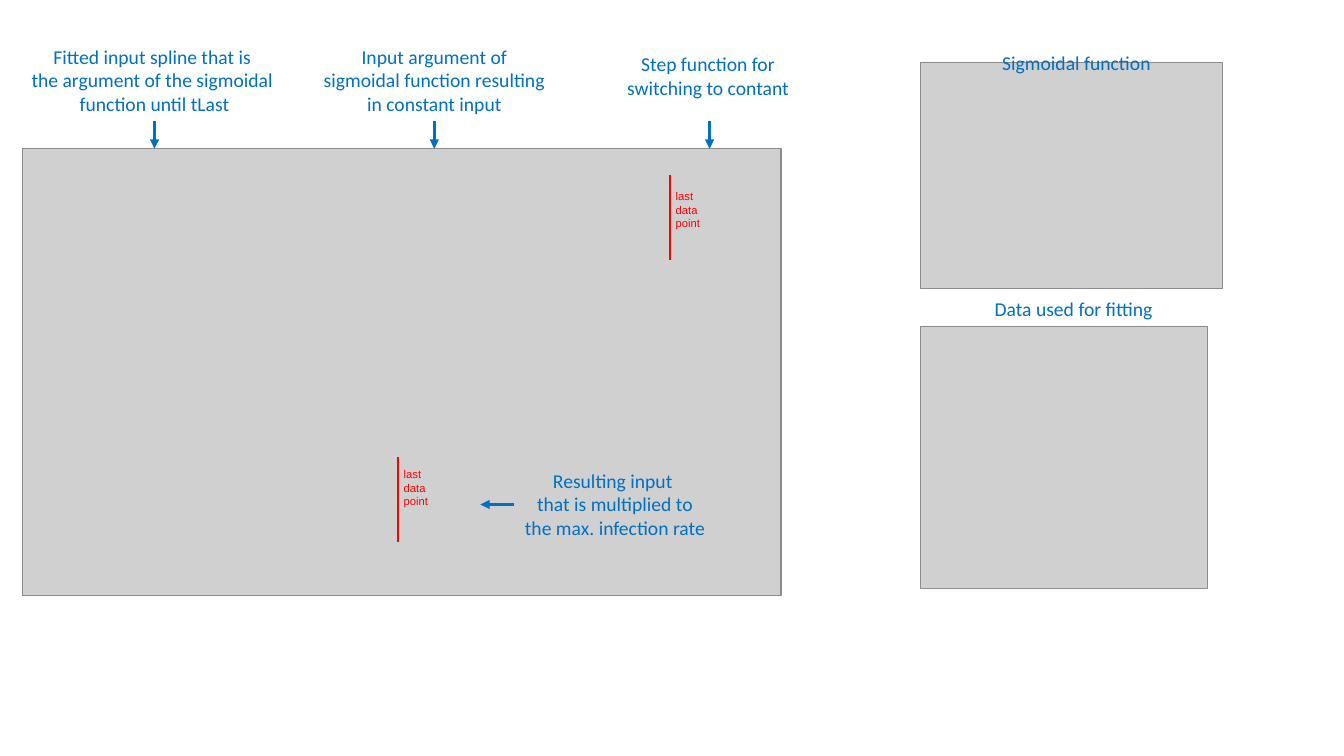
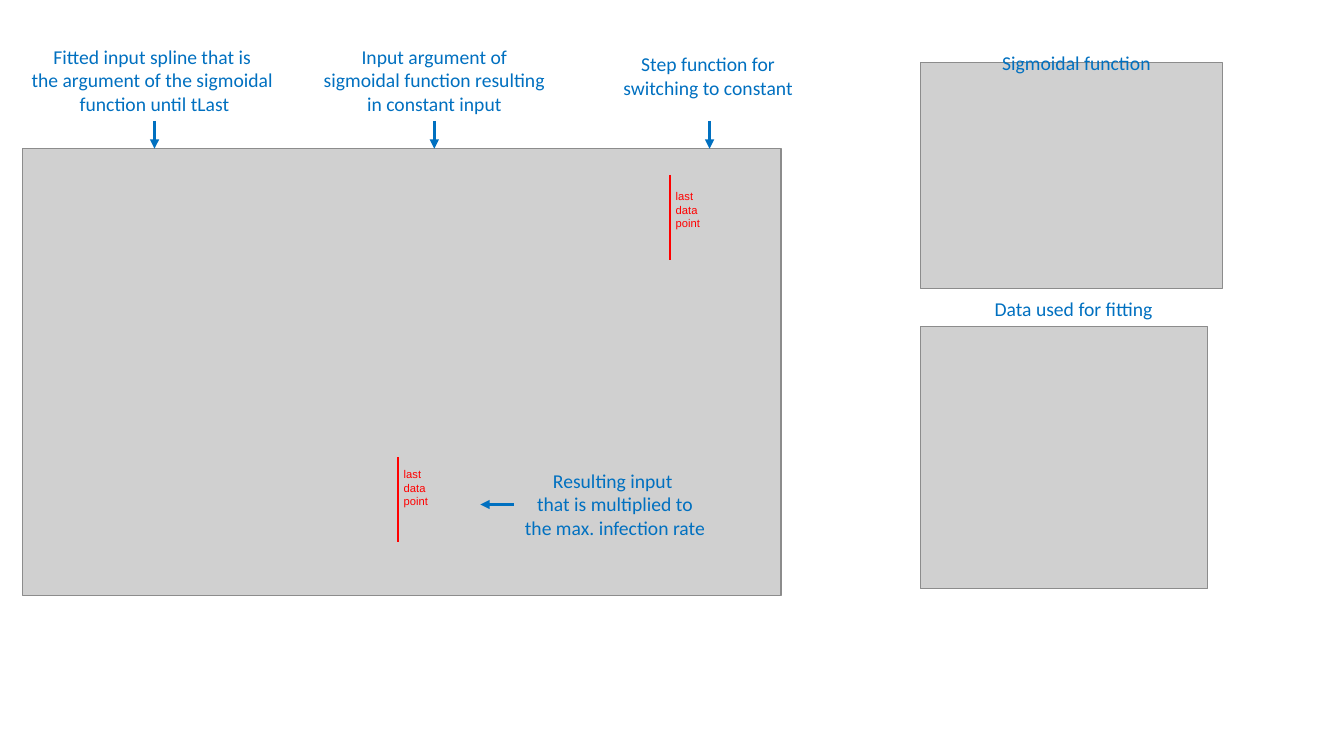
Before and after one commit to Data2Dynamics/d2d, a slide deck: slide 1 of arFramework3/Examples/ToyModels/SplineExample_InputModulation/Figure.pptx. Drawn at 1344x756 pixels with LibreOffice and Linux fonts; fonts in the diff are those of the drawing; grey boxes stand for pictures. Boxes give left, top, right and bottom in pixels: in the first picture for what was removed or moved away, otherwise in the second. Text is boxed around its words. In the diff, an @@ line names an element or a change of style, - is before the commit and + after.

```diff
--- a/arFramework3/Examples/ToyModels/SplineExample_InputModulation/Figure.pptx
+++ b/arFramework3/Examples/ToyModels/SplineExample_InputModulation/Figure.pptx
@@ text at (623, 57, 793, 99): text changed @@
-Step function for
-switching to contant
+Step function for
+switching to constant
```
Also in this commit, not shown: 1 other file.
